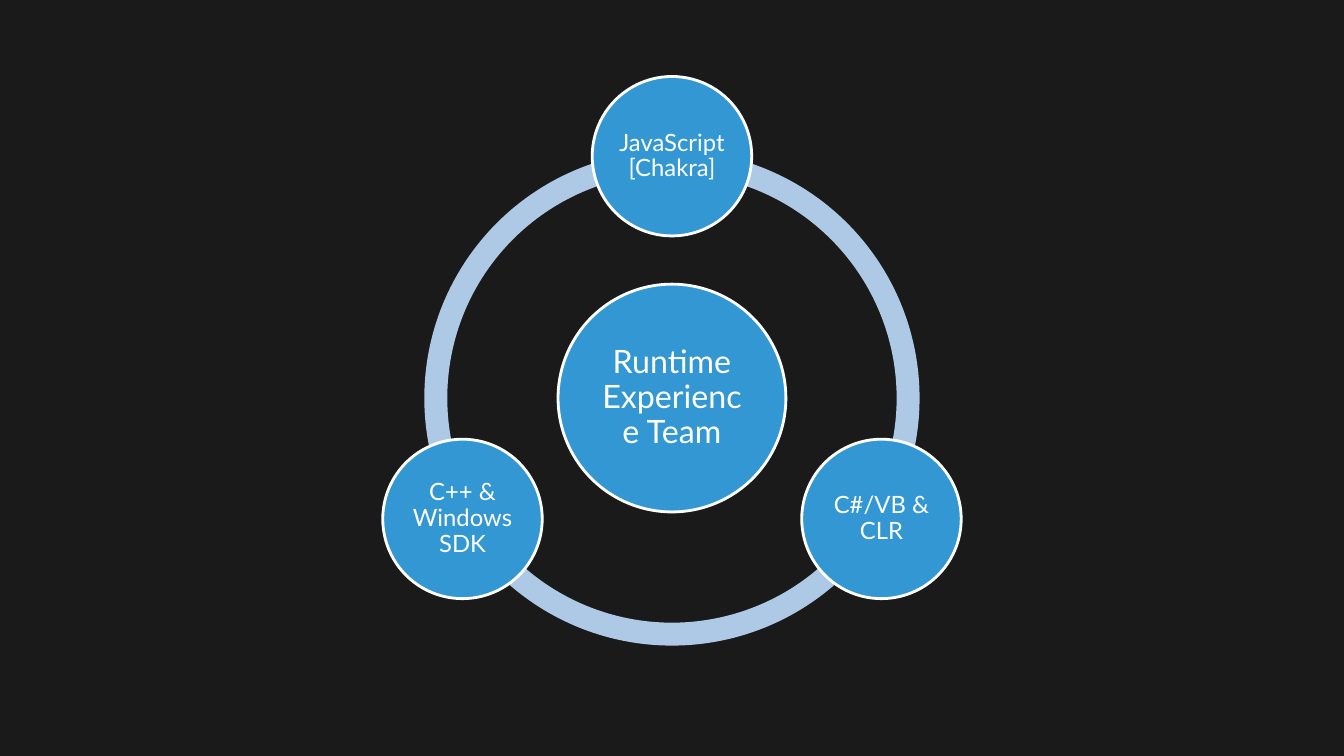
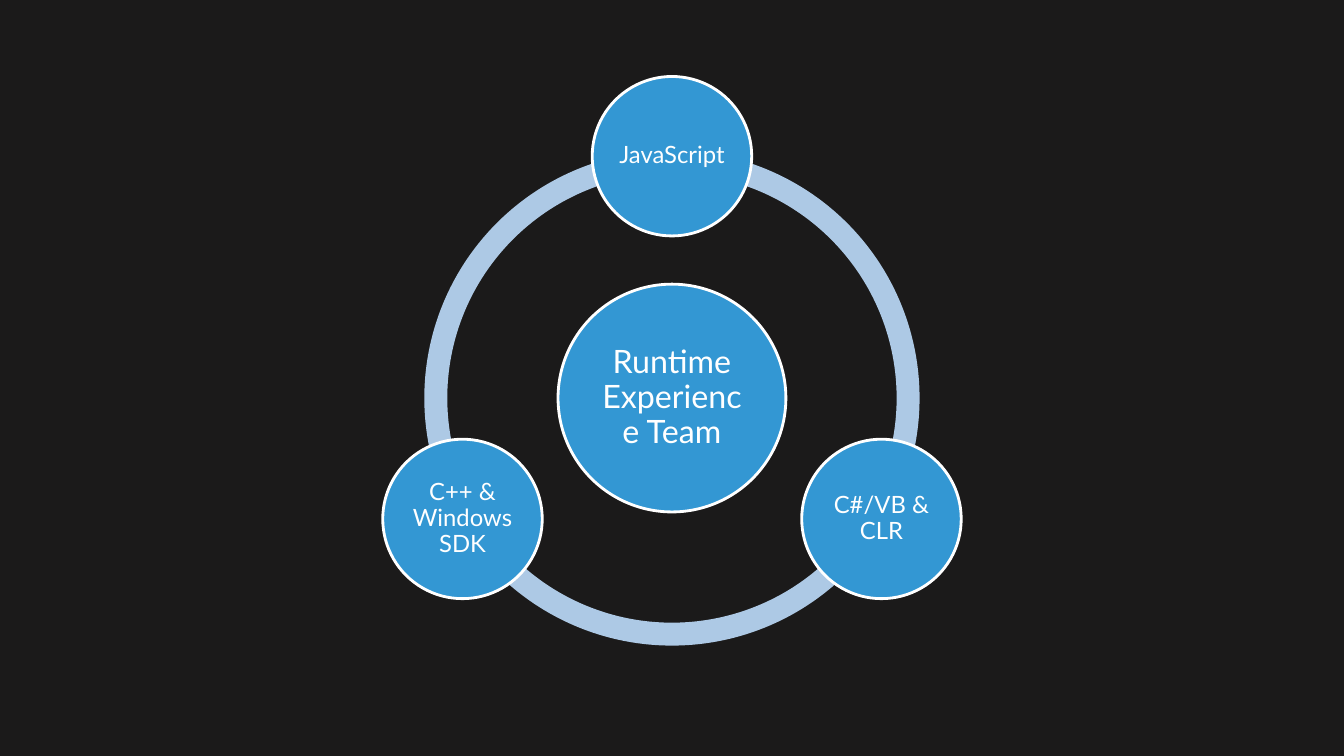
Before and after one commit to jflam/talk, a slide deck: slide 10 of slides/DEV350 Using Windows Runtime and SDK to build Metro style Apps.pptx. Drawn at 1344x756 pixels with LibreOffice and Linux fonts; fonts in the diff are those of the drawing. Boxes give left, top, right and bottom in pixels: in the first picture for what was removed or moved away, otherwise in the second. Text is boxed around its words. In the diff, an @@ line names an element or a change of style, - is before the commit and + after.

Commit message:
Tweaked slides a bit more.

```diff
--- a/slides/DEV350 Using Windows Runtime and SDK to build Metro style Apps.pptx
+++ b/slides/DEV350 Using Windows Runtime and SDK to build Metro style Apps.pptx
@@ text at (x1=619, y1=145, x2=724, y2=167): text changed @@
-JavaScript [Chakra]
+JavaScript
```
Also in this commit, not shown: 4 other slides changed.
